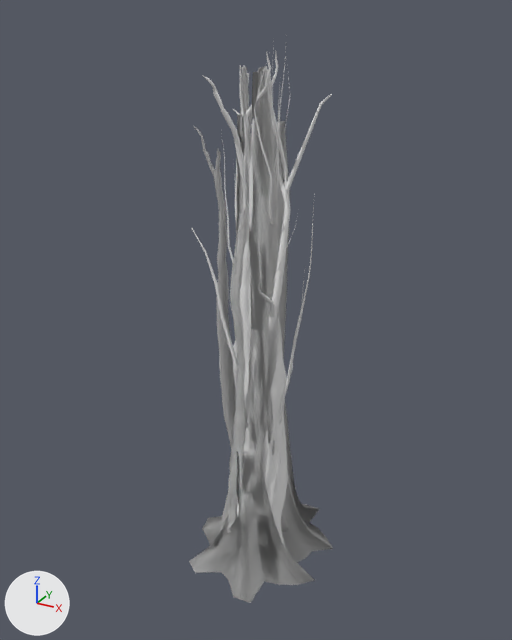
The FBX model Assets/TreeMaster/Resources/TM_Trunks.fbx as it was, and as the next commit left it.
Before and after are seen from a camera (50 mm lens) standing at (37.3, -67.5, 67.6) and looking at (-0.5, 1.2, 33.3). Lighting does not change. The marker at lower left points along +X, +Y and +Z. Where no turn or scale is listed for an object, it has been applied to the vertices. Vertices at the same position are counted once.

The first picture shows 'TM_Trunk04', 'TM_Trunk06', 'TM_Trunk07', 'TM_Trunk08', 'TM_Trunk10', 'TM_Trunk11', 'TM_Trunk16'.
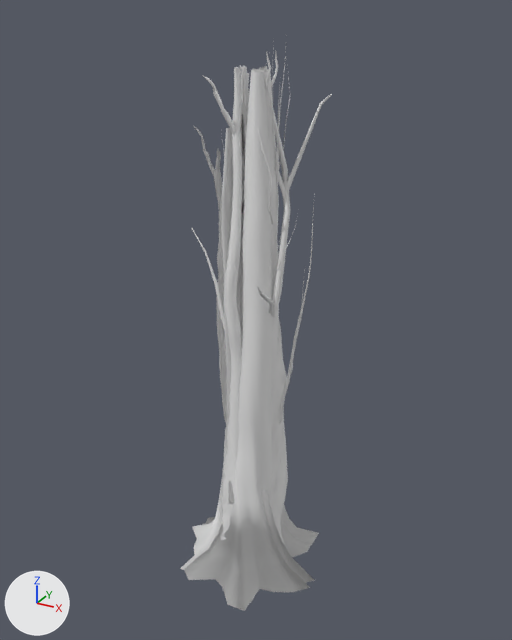
What the commit changed:
me_mesh_006 is used by ob_tm_trunk08; location (0.0, 1.5, 0.0).
me_mesh_006 had 892 vertices, 1692 faces and spanned x -9.2..9.7, y -10.4..10.6, z -0.7..62.0.
me_mesh_006 now has 838 vertices, 1565 faces and spans x -10.2..9.7, y -10.4..7.9, z -0.7..62.0.
me_mesh_006 part 1: 271 vertices moved from x -3.6..7.6, y -3.8..10.6, z -0.6..39.9 to x -8.2..0.8, y -7.9..6.7, z -0.7..48.5; 183 vertices removed from x -7.8..9.5, y -5.8..9.7, z -0.6..56.3; 129 vertices added at x -10.2..0.9, y -8.0..3.1, z -0.7..56.0.
Object 'TM_Trunk06' (ob_tm_trunk06) moves from (0.0, 1.5, 0.0) to (0.0, 0.0, 0.0).
Object 'TM_Trunk08' (ob_tm_trunk08) moves from (0.0, 1.5, 0.0) to (0.0, 0.0, 0.0).

Pixel boxes [x1, y1, x2, y2] of what changed, in the pictures (512 x 640 px; the box of a moved part takes in the faces that stretch with it):
'TM_Trunk08', reshaped, moved (9% narrower): before [189, 68, 333, 603]; after [180, 68, 311, 611]
'TM_Trunk06', moved: before [220, 66, 249, 534]; after [221, 67, 244, 540]
part 1 of me_mesh_006, moved or reshaped: before [275, 121, 333, 558]; after [180, 128, 234, 570]
'TM_Trunk07', unchanged, uncovered by the edit: before [242, 67, 286, 597]; after [206, 67, 319, 603]
